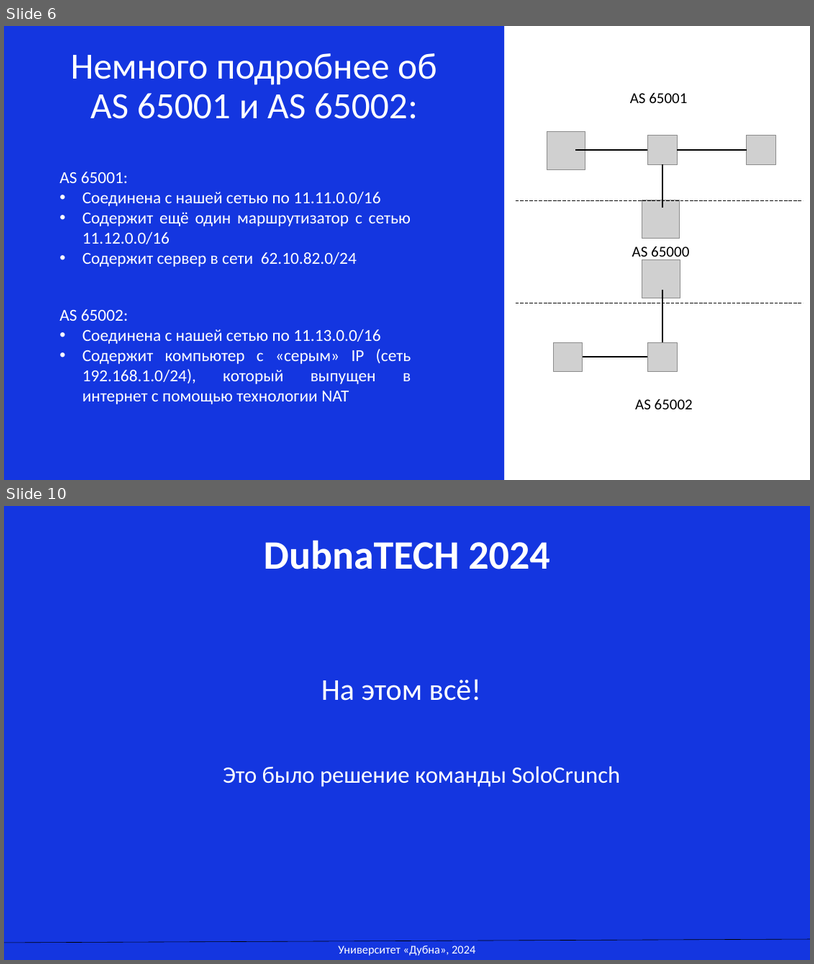
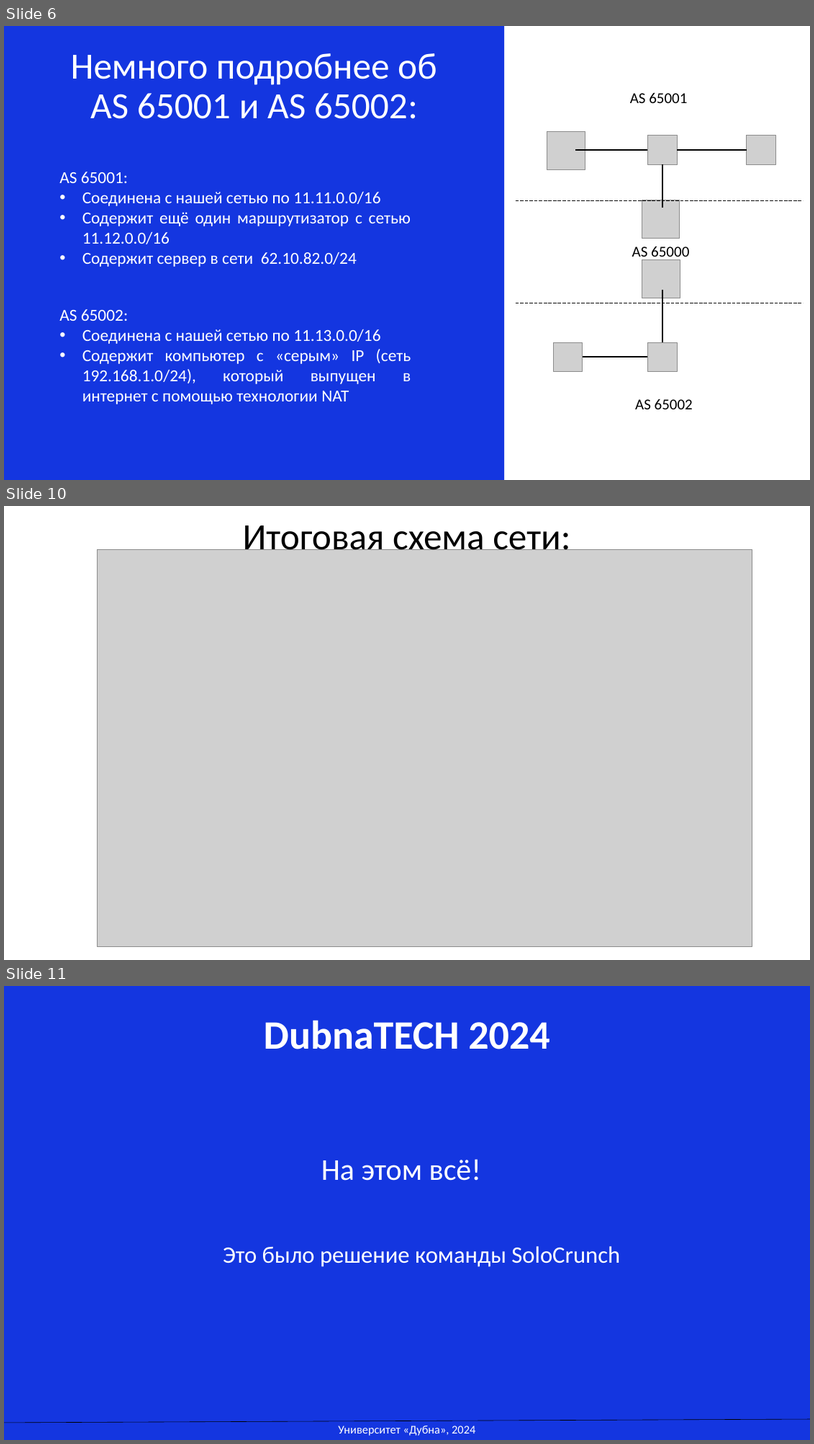
Before and after one commit to XEKAXA/DubnaTECH_SoloCrunch, a slide deck: Решение команды SoloCrunch.pptx. Shown one above the other, each under a label of ours: slides 6 and 10 before the commit, slides 6, 10 and 11 after it; the slides between them are not shown. The pictures are 814x964 and 814x1444 pixels, drawn with LibreOffice and Linux fonts; fonts in the diff are those of the drawing; grey boxes stand for pictures. Boxes give left, top, right and bottom in pixels: in the first picture for what was removed or moved away, otherwise in the second. Text is boxed around its words. In the diff, an @@ line names an element or a change of style, - is before the commit and + after.

```diff
--- a/Решение команды SoloCrunch.pptx
+++ b/Решение команды SoloCrunch.pptx
@@ slide 10 added at box(4, 506, 810, 960), background #FFFFFF @@
@@ title added at box(243, 525, 571, 559), 44 pt, text #000000 @@
+Итоговая схема сети:
@@ picture added at box(97, 549, 753, 946) @@
@@ what was slide 10 is now slide 11 @@
```
Also in this commit, not shown: 3 slides changed, 1 other slide added, 1 slide removed, 5 other files.
